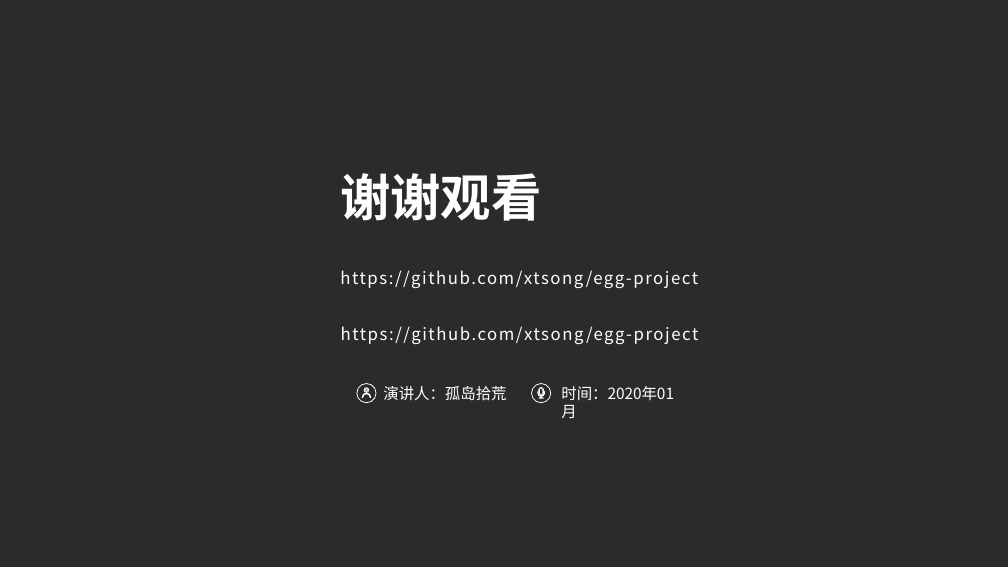
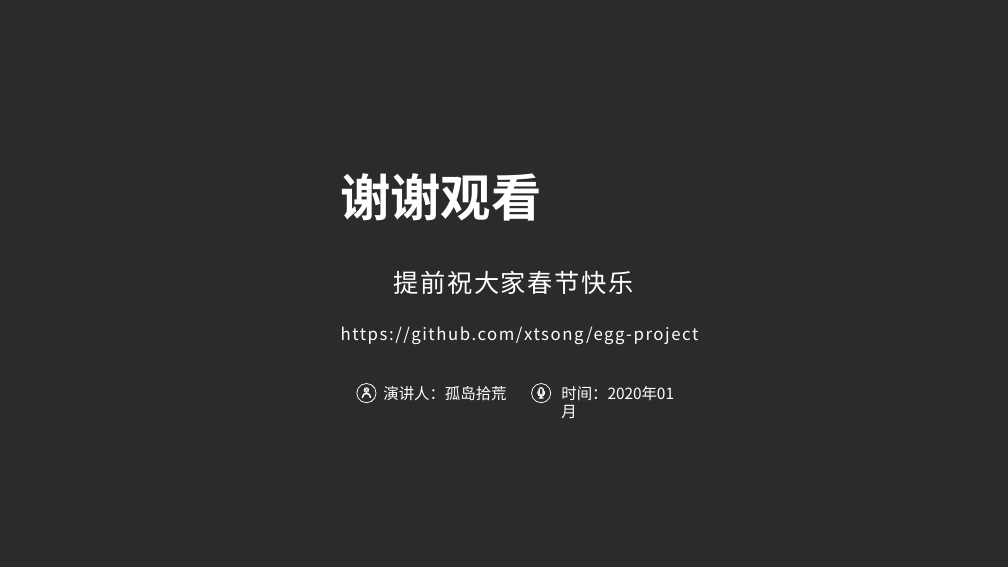
Before and after one commit to xtsong/egg-project, a slide deck: slide 23 of doc/探索Eggjs之路.pptx. Drawn at 1008x567 pixels with LibreOffice and Linux fonts; fonts in the diff are those of the drawing; background and template pictures are left out; a plain dark background stands for a picture behind light text. Boxes give left, top, right and bottom in pixels: in the first picture for what was removed or moved away, otherwise in the second. Text is boxed around its words. In the diff, an @@ line names an element or a change of style, - is before the commit and + after.

Commit message:
update ppt

```diff
--- a/doc/探索Eggjs之路.pptx
+++ b/doc/探索Eggjs之路.pptx
@@ text at box(394, 271, 633, 294): text changed; size 16 to 24 pt @@
-https://github.com/xtsong/egg-project
+提前祝大家春节快乐
```
